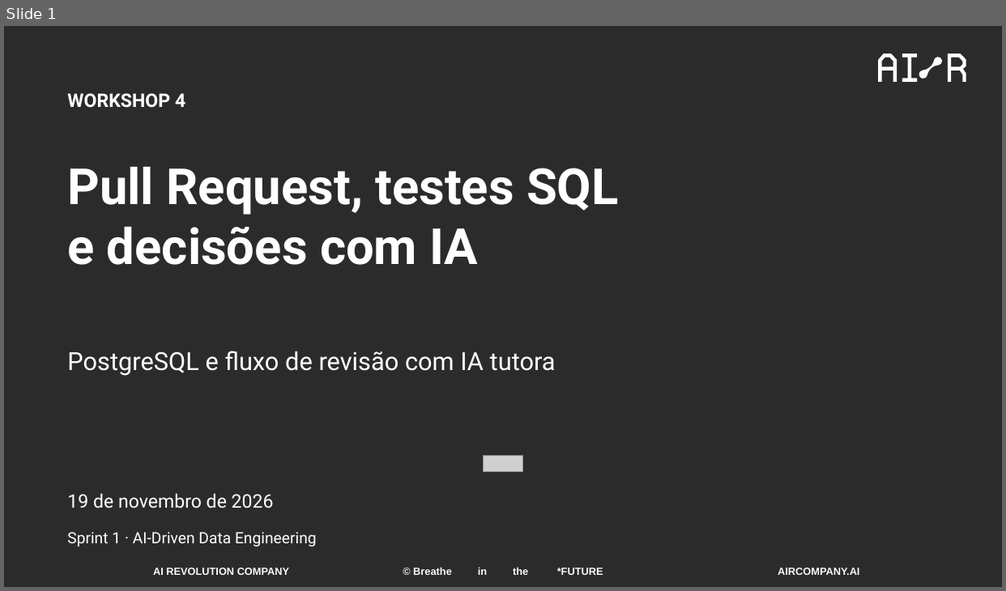
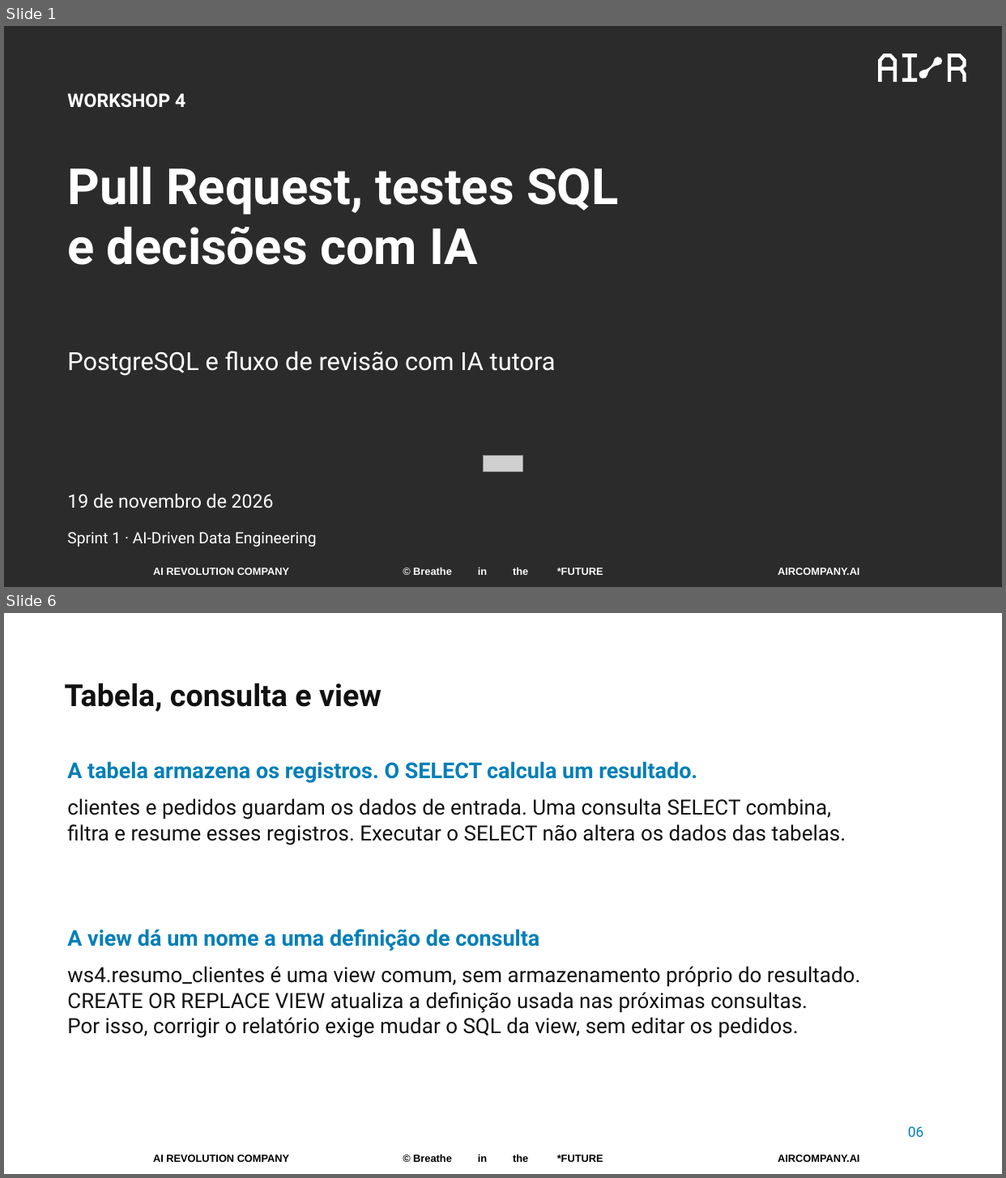
Before and after one commit to pedropalmieri/workshop4-pr-sql-ia, a slide deck: materiais/Workshop4-19nov2026.pptx. Shown one above the other, each under a label of ours: slide 1 before the commit, slides 1 and 6 after it; the slides between them are not shown. The pictures are 1006x591 and 1006x1178 pixels, drawn with LibreOffice and Linux fonts; fonts in the diff are those of the drawing; grey boxes stand for pictures; background and template pictures are left out; a plain dark background stands for a picture behind light text. Boxes give left, top, right and bottom in pixels: in the first picture for what was removed or moved away, otherwise in the second. Text is boxed around its words. In the diff, an @@ line names an element or a change of style, - is before the commit and + after.

```diff
--- a/materiais/Workshop4-19nov2026.pptx
+++ b/materiais/Workshop4-19nov2026.pptx
@@ slide 6 added at (4, 613, 1002, 1174), background #FFFFFF; not listed: 3 template elements that a slide beside it also shows @@
@@ text added at (65, 683, 381, 712), 29.2 pt, text #111111, bold @@
+Tabela, consulta e view
@@ text added at (67, 761, 697, 783), 21 pt, text #007FB8, bold @@
+A tabela armazena os registros. O SELECT calcula um resultado.
@@ text added at (67, 798, 846, 845), 20.2 pt, text #111111 @@
+clientes e pedidos guardam os dados de entrada. Uma consulta SELECT combina,
+filtra e resume esses registros. Executar o SELECT não altera os dados das tabelas.
@@ text added at (67, 929, 539, 951), 21 pt, text #007FB8, bold @@
+A view dá um nome a uma definição de consulta
@@ text added at (67, 966, 860, 1038), 20.2 pt, text #111111 @@
+ws4.resumo_clientes é uma view comum, sem armazenamento próprio do resultado.
+CREATE OR REPLACE VIEW atualiza a definição usada nas próximas consultas.
+Por isso, corrigir o relatório exige mudar o SQL da view, sem editar os pedidos.
@@ text added at (908, 1127, 923, 1137), 13.5 pt, text #007FB8 @@
+06
```
Also in this commit, not shown: 3 slides changed, 19 other slides added, 11 slides removed.
